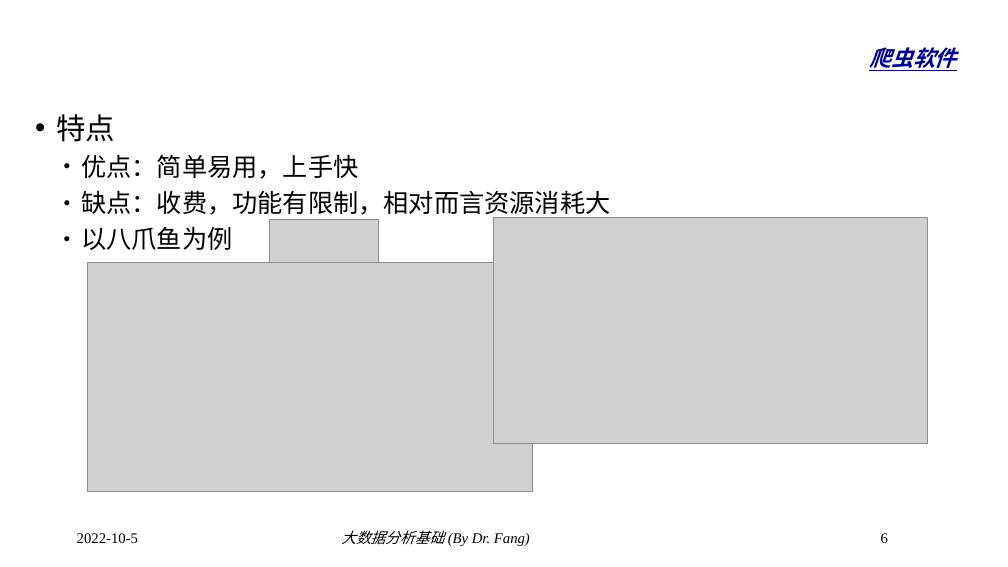
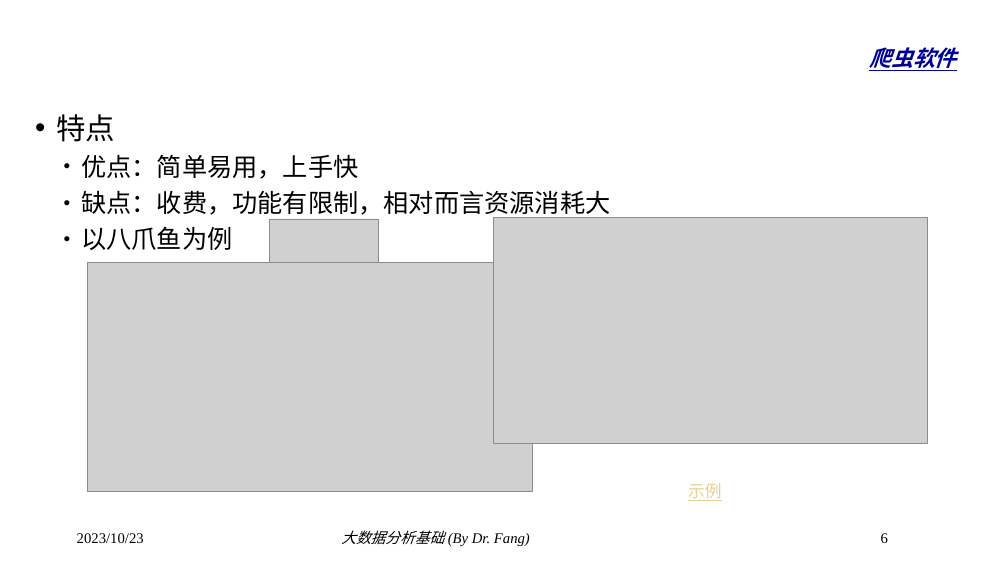
Before and after one commit to dr-fang/BDA, a slide deck: slide 6 of slides/3_PythonCrawler.pptx. Drawn at 1008x567 pixels with LibreOffice and Linux fonts; fonts in the diff are those of the drawing; grey boxes stand for pictures; background and template pictures are left out. Boxes give left, top, right and bottom in pixels: in the first picture for what was removed or moved away, otherwise in the second. Text is boxed around its words. In the diff, an @@ line names an element or a change of style, - is before the commit and + after.

```diff
--- a/slides/3_PythonCrawler.pptx
+++ b/slides/3_PythonCrawler.pptx
@@ text added at (x1=688, y1=483, x2=722, y2=501), 16 pt, text #E5D093, underline @@
+示例
@@ text at (x1=77, y1=533, x2=144, y2=543): text changed @@
-2022-10-5
+2023/10/23
```
Also in this commit, not shown: 10 other slides changed, 9 slides added.
